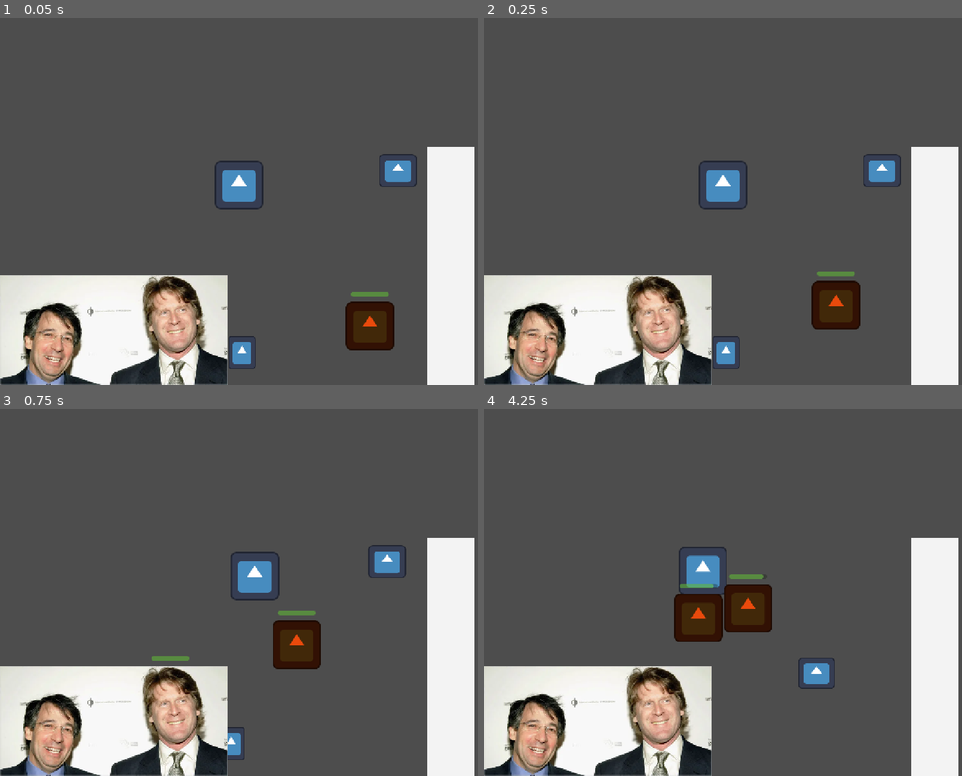
Above: before the commit, frames 1-4 (two rows, left to right).
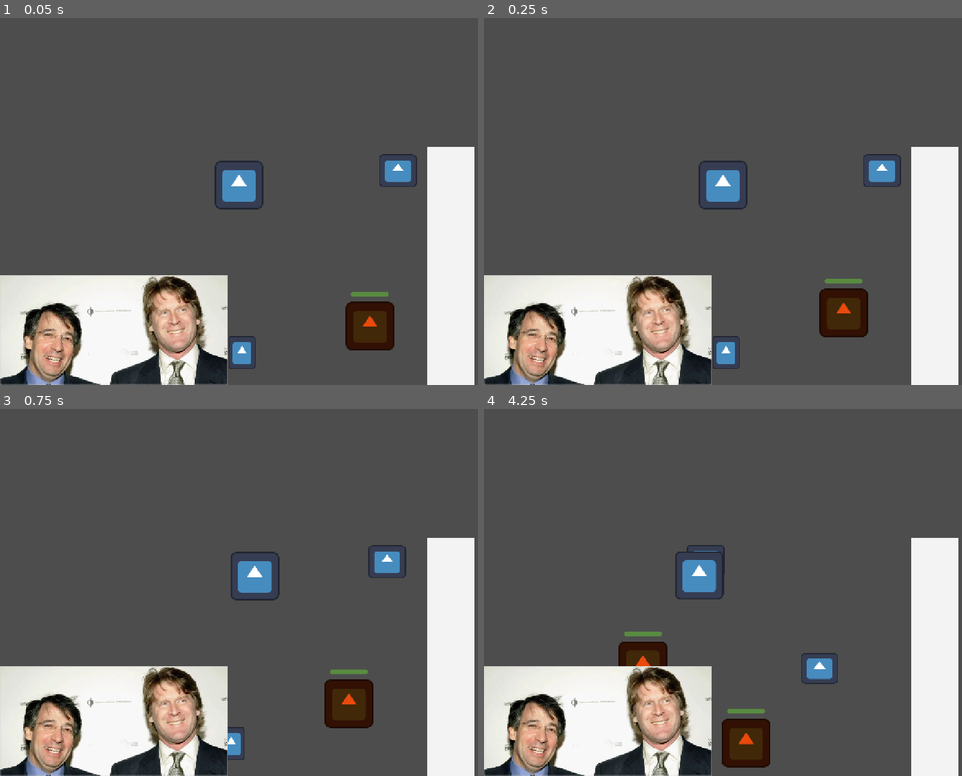
Above: after the commit, the same moments.

Repository: atlanticbomber/CranberryJam_Skeleton-fight
Game: Godot game, scene res://Scenes/temp.tscn
Same seed, same stepped clock (60 frames per second), same inputs: the game is played once before the commit and once after it. This scene is started directly instead of the project's main scene. The engine's default icon, where the game draws it, is replaced by a stand-in: a white triangle on a blue panel in a dark square.
Inputs (mouse positions are in pixels of both pictures, inside the frame that each line leads up to):
- Up to frame 1 (0.05 s): no input
- Up to frame 2 (0.25 s): no input
- Up to frame 3 (0.75 s): tap Enter (ui_accept) at 0.5 s; move the mouse to (344, 555) at 0.52 s; hold D (right) from 0.53 s (still down); click (344, 555) at 0.6 s
- Up to frame 4 (4.25 s): tap Enter (ui_accept) at 0.77, 1.52, 3.02, 3.77 s; move the mouse to (627, 596) at 1.27 s; release D (right) at 1.28 s; hold S (down) 1.28-2.03 s; click (627, 596) at 1.35 s; move the mouse to (770, 489) at 2.02 s; hold D (right) 2.03-2.78 s; tap Space (roll) at 2.1 s; click (770, 489) at 2.3 s; move the mouse to (699, 654) at 2.77 s; hold W (up) 2.78-3.53 s; click (699, 654) at 2.85 s; move the mouse to (866, 636) at 3.52 s; hold A (left) from 3.53 s (still down); click (866, 636) at 3.6 s

Frame 1 is identical in both runs. In frame 2, 1.1% of the frame differs, in the area x 68-81%, y 69-87%; in frame 3, 3.0%; in frame 4, 6.0%, in the area x 28-74%, y 37-98%.

Commit message:
Enemy and Weapon Resource

Diff:
--- /dev/null
+++ b/the-legend-of-sir-skelebones/Resources/Enemy/BasicEnemy.tres
@@ -0,0 +1,8 @@
+[gd_resource type="Resource" script_class="EnemyResource" format=3 uid="uid://boc48dfmmofmd"]
+
+[ext_resource type="Script" uid="uid://i70lelemux25" path="res://Resources/Enemy/EnemyResource.gd" id="1_8taft"]
+
+[resource]
+script = ExtResource("1_8taft")
+stopRange = 500.0
+metadata/_custom_type_script = "uid://i70lelemux25"
--- /dev/null
+++ b/the-legend-of-sir-skelebones/Resources/Enemy/EnemyResource.gd
@@ -0,0 +1,10 @@
+extends Resource
+class_name EnemyResource
+
+@export var maxHP: float = 100.0
+@export var speed: float = 360.0
+@export var snapshotWaitTime: float = 0.8
+@export var stopRange:float = 20.0
+@export var attackDelay:float = 0.2
+@export var attackWaitTime: float =  1.0
+@export var projectileFile: String = "res://Scenes/enemyProjectiles/enemy_projectile.tscn"
--- /dev/null
+++ b/the-legend-of-sir-skelebones/Resources/Weapon/BasicSword.tres
@@ -0,0 +1,13 @@
+[gd_resource type="Resource" script_class="WeaponResource" format=3 uid="uid://dfbkjyrsa3b0k"]
+
+[ext_resource type="Script" uid="uid://dk5vp3u7drp0r" path="res://Resources/Weapon/WeaponResource.gd" id="1_g2lqx"]
+
+[sub_resource type="CapsuleShape2D" id="CapsuleShape2D_g2lqx"]
+radius = 150.0
+height = 300.0
+
+[resource]
+script = ExtResource("1_g2lqx")
+shape = SubResource("CapsuleShape2D_g2lqx")
+towardsCenter = 100.0
+metadata/_custom_type_script = "uid://dk5vp3u7drp0r"
--- /dev/null
+++ b/the-legend-of-sir-skelebones/Resources/Weapon/WeaponResource.gd
@@ -0,0 +1,8 @@
+extends Resource
+class_name WeaponResource
+
+@export var shape:CapsuleShape2D
+@export var towardsCenter:float = 0
+@export var delay:float = 0.2
+@export var cooldown:float = 1.0
+@export var damage:float = 10.0
--- a/the-legend-of-sir-skelebones/Scenes/enemy.tscn
+++ b/the-legend-of-sir-skelebones/Scenes/enemy.tscn
@@ -24,6 +24,9 @@
 [node name="KnockTimer" type="Timer" parent="." unique_id=1653315625]
 one_shot = true
 
+[node name="AttackCooldown" type="Timer" parent="." unique_id=1252069022]
+one_shot = true
+
 [node name="ProgressBar" type="ProgressBar" parent="." unique_id=1015065795]
 self_modulate = Color(0.527469, 0.99999994, 0.2950488, 1)
 custom_minimum_size = Vector2(100, 12)
--- /dev/null
+++ b/the-legend-of-sir-skelebones/Scenes/enemyProjectiles/enemy_projectile.tscn
@@ -0,0 +1,23 @@
+[gd_scene format=3 uid="uid://c4wajm4msv657"]
+
+[ext_resource type="Script" uid="uid://v3ov4fmbfjpk" path="res://Scripts/enemy_projectile.gd" id="1_ibebl"]
+[ext_resource type="Texture2D" uid="uid://ckxqyruq7xd7r" path="res://icon.svg" id="2_gjudp"]
+
+[sub_resource type="CircleShape2D" id="CircleShape2D_ibebl"]
+radius = 14.0
+
+[node name="EnemyProjectile" type="Area2D" unique_id=1302272890]
+script = ExtResource("1_ibebl")
+
+[node name="CollisionShape2D" type="CollisionShape2D" parent="." unique_id=1554850577]
+rotation = 1.5707964
+shape = SubResource("CircleShape2D_ibebl")
+
+[node name="Icon" type="Sprite2D" parent="CollisionShape2D" unique_id=1413470676]
+show_behind_parent = true
+rotation = -1.5707964
+scale = Vector2(0.2, 0.2)
+texture = ExtResource("2_gjudp")
+
+[connection signal="area_entered" from="." to="." method="_on_area_entered"]
+[connection signal="body_entered" from="." to="." method="_on_body_entered"]
--- a/the-legend-of-sir-skelebones/Scenes/skelebro.tscn
+++ b/the-legend-of-sir-skelebones/Scenes/skelebro.tscn
@@ -2,6 +2,7 @@
 
 [ext_resource type="Script" uid="uid://5bri47mbg5di" path="res://Scripts/Skelebro.gd" id="1_hodaq"]
 [ext_resource type="Texture2D" uid="uid://ckxqyruq7xd7r" path="res://icon.svg" id="1_qu763"]
+[ext_resource type="Resource" uid="uid://dfbkjyrsa3b0k" path="res://Resources/Weapon/BasicSword.tres" id="2_fn4k1"]
 [ext_resource type="AudioStream" uid="uid://dcbrnwyq1bl5n" path="res://Sounds/SFX/TempSmack.mp3" id="3_851mo"]
 
 [sub_resource type="CapsuleShape2D" id="CapsuleShape2D_l4euk"]
@@ -14,6 +15,7 @@
 
 [node name="Skelebro" type="CharacterBody2D" unique_id=1342470513]
 script = ExtResource("1_hodaq")
+currentWeapon = ExtResource("2_fn4k1")
 
 [node name="Icon" type="Sprite2D" parent="." unique_id=537610508]
 texture = ExtResource("1_qu763")
@@ -30,6 +32,9 @@
 [node name="WeaponCooldown" type="Timer" parent="." unique_id=284254133]
 one_shot = true
 
+[node name="ICooldown" type="Timer" parent="." unique_id=165803018]
+one_shot = true
+
 [node name="WeaponRange" type="Area2D" parent="." unique_id=187323184]
 
 [node name="CollisionShape2D" type="CollisionShape2D" parent="WeaponRange" unique_id=1446454061]
--- a/the-legend-of-sir-skelebones/Scenes/temp.tscn
+++ b/the-legend-of-sir-skelebones/Scenes/temp.tscn
@@ -4,6 +4,7 @@
 [ext_resource type="PackedScene" uid="uid://c55kltgk0j6d5" path="res://Scenes/skelebro.tscn" id="2_0pn8h"]
 [ext_resource type="PackedScene" uid="uid://cax1c2xwd5jge" path="res://Scenes/game_ui.tscn" id="3_0pn8h"]
 [ext_resource type="PackedScene" uid="uid://0dfn1g4ehexj" path="res://Scenes/enemy.tscn" id="3_tj4h3"]
+[ext_resource type="Resource" uid="uid://boc48dfmmofmd" path="res://Resources/Enemy/BasicEnemy.tres" id="5_upyjs"]
 
 [node name="Temp" type="Node2D" unique_id=1692386343]
 
@@ -33,6 +34,8 @@
 [node name="Enemy" parent="." unique_id=104442209 instance=ExtResource("3_tj4h3")]
 position = Vector2(434, 503)
 motion_mode = 1
+EN = ExtResource("5_upyjs")
 
 [node name="Enemy2" parent="." unique_id=1993680582 instance=ExtResource("3_tj4h3")]
 position = Vector2(-124, 684)
+EN = ExtResource("5_upyjs")
--- a/the-legend-of-sir-skelebones/Scripts/Skelebro.gd
+++ b/the-legend-of-sir-skelebones/Scripts/Skelebro.gd
@@ -1,4 +1,6 @@
 extends CharacterBody2D
+
+@export var currentWeapon:WeaponResource
 
 const SPEED = 350.0
 
@@ -7,18 +9,16 @@
 var rollWaitTimer: float = 2.0
 @onready var rollTimer: Timer = $RollCooldown
 
+@onready var IFrames: Timer = $ICooldown
+var IFramesWaitTime: float = 1.0
+
 @onready var weaponRange: Area2D = $WeaponRange
 @onready var weaponShape: CollisionShape2D = $WeaponRange/CollisionShape2D
 @onready var weaponTimer: Timer = $WeaponCooldown
-var weaponDelay: float = 1.0
-var weaponCooldown: float  = 1.0
 
 func _ready() -> void:
-	var newShape = CapsuleShape2D.new()
-	newShape.height = 350
-	newShape.radius = 175 #at most height/2
-	weaponShape.shape = newShape
-	weaponShape.position.x = newShape.height/2
+	weaponShape.shape = currentWeapon.shape
+	weaponShape.position.x = (currentWeapon.shape.height/2) - currentWeapon.towardsCenter
 
 func _physics_process(_delta: float) -> void:
 	#Rolling stuff
@@ -44,18 +44,22 @@
 	weaponRange.look_at(get_global_mouse_position())
 	#print(weaponRange.get_overlapping_bodies())
 
-
 	Stats.PlayerLocation = position
 	move_and_slide()
 
 func _input(_event: InputEvent) -> void:
 	if Input.is_action_just_pressed("attack") and weaponTimer.is_stopped():
 		print("frame",get_tree().get_frame())
-		weaponTimer.start(weaponDelay)
+		weaponTimer.start(currentWeapon.delay)
 		await weaponTimer.timeout
 		for body in weaponRange.get_overlapping_bodies():
 			if body.has_method("EnemyDamage"):
 				var tempDmg = 10.0
 				$Attack.play()
 				body.EnemyDamage(tempDmg)
-		weaponTimer.start(weaponCooldown)
+		weaponTimer.start(currentWeapon.cooldown)
+
+func takeDamage(damage:int):
+	if IFrames.is_stopped():
+		Stats.PlayerHP -= damage
+		IFrames.start(IFramesWaitTime)
--- a/the-legend-of-sir-skelebones/Scripts/enemy.gd
+++ b/the-legend-of-sir-skelebones/Scripts/enemy.gd
@@ -1,23 +1,30 @@
 extends CharacterBody2D
 
-var MaxEnemyHP: float = 100
-var EnemyHP: float = MaxEnemyHP
+@export var EN:EnemyResource = load("res://Resources/Enemy/BasicEnemy.tres")
 
-const SPEED = 360.0
+var MaxEnemyHP: float = EN.maxHP
+var EnemyHP: float = EN.maxHP
+
+var SPEED = EN.speed
 
 var playerSnapshot: Vector2 = Vector2(0,0)
 @onready var timerSnapshot: Timer = $SnapshotTimer
-var waitTimeSnapshot: float = 0.8
+var waitTimeSnapshot: float = EN.snapshotWaitTime
 
-var stopRange: float = 10.0
+var stopRange: float = EN.stopRange
 var stopSpeed: float = 0.06 #closer to 0 the smoother
 
 @onready var timerKnock: Timer = $KnockTimer
 var waitTimeKnock: float = 0.2
 
+@onready var timerAttack: Timer = $AttackCooldown
+var attackWaitTime: float = EN.attackWaitTime
+var attackDelay: float = EN.attackDelay
+
 func _ready() -> void:
 	$ProgressBar.max_value = MaxEnemyHP
 	$ProgressBar.value = EnemyHP
+	print(stopRange)
 
 func _physics_process(_delta: float) -> void:
 	#print(position.distance_to(Stats.PlayerLocation))
@@ -25,9 +32,10 @@
 	if timerKnock.is_stopped():
 		if position.distance_to(Stats.PlayerLocation) > stopRange:
 			velocity = (playerSnapshot - position).normalized() * SPEED
-		elif position.distance_to(Stats.PlayerLocation) < stopRange/1.3:
+		elif position.distance_to(Stats.PlayerLocation) < stopRange/2:
 			velocity = -(playerSnapshot - position).normalized() * SPEED
 		else:
+			attack()
 			velocity.x = move_toward(velocity.x, 0, SPEED * stopSpeed)
 			velocity.y = move_toward(velocity.y, 0, SPEED * stopSpeed)
 	move_and_slide()
@@ -50,6 +58,18 @@
 		timerKnock.start(waitTimeKnock)
 		velocity = -(Stats.PlayerLocation - position).normalized() * tempKnockback
 
+func attack():
+	if timerAttack.is_stopped():
+		timerAttack.start(attackDelay)
+		await timerAttack.timeout
+
+		var newBullet = load(EN.projectileFile).instantiate()
+		newBullet.position = position
+		newBullet.direction = (Stats.PlayerLocation - position).normalized()
+		get_parent().add_child(newBullet)
+
+		timerAttack.start(attackWaitTime)
+
 #func _unhandled_key_input(_event: InputEvent) -> void:
 	#if Input.is_action_just_pressed("ui_accept"):
 		#takeDamage(10)
--- /dev/null
+++ b/the-legend-of-sir-skelebones/Scripts/enemy_projectile.gd
@@ -0,0 +1,20 @@
+extends Area2D
+class_name EnemyProjectile
+
+@export var speed: float = 1000.0
+@export var distance: float = 100.0
+@export var damage:float = 10.0
+
+var direction: Vector2
+var startPosition:Vector2
+func _ready() -> void:
+	startPosition = position
+
+func _process(delta: float) -> void:
+	position += Vector2(speed,speed) * direction * delta
+	if position.distance_to(startPosition) > distance:
+		self.queue_free()
+
+func _on_body_entered(body: Node2D) -> void:
+	if body.has_method("takeDamage"):
+		body.takeDamage(damage)
Not shown, added: the-legend-of-sir-skelebones/Resources/Enemy/EnemyResource.gd.uid
Not shown, added: the-legend-of-sir-skelebones/Resources/Weapon/WeaponResource.gd.uid
Not shown, added: the-legend-of-sir-skelebones/Scripts/enemy_projectile.gd.uid
